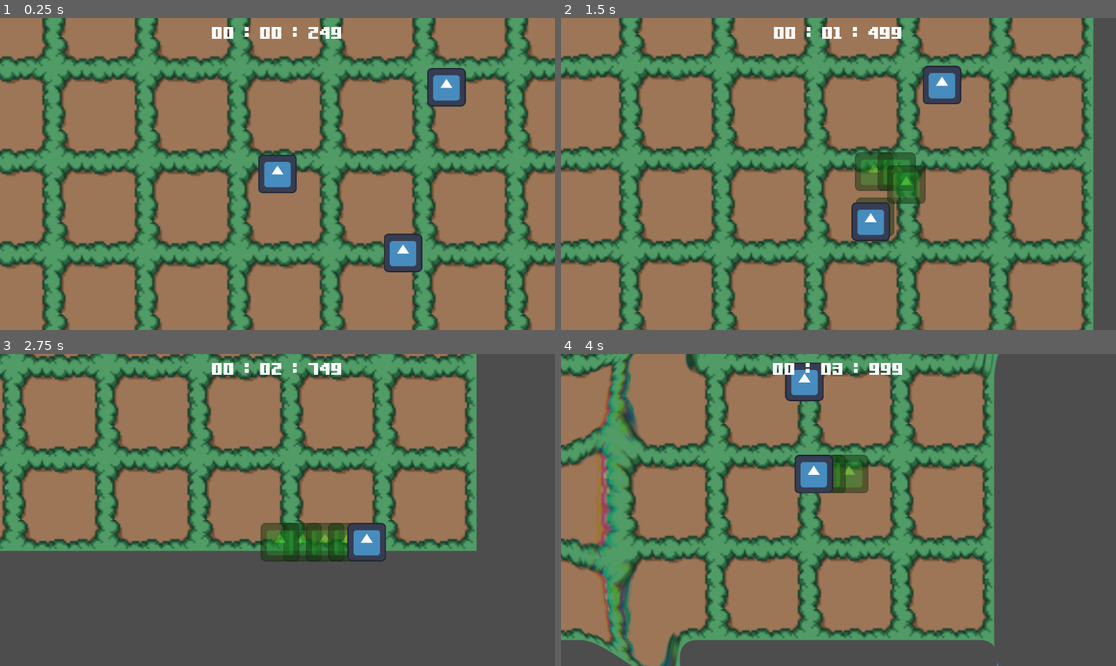
Above: before the commit, frames 1-4 (two rows, left to right).
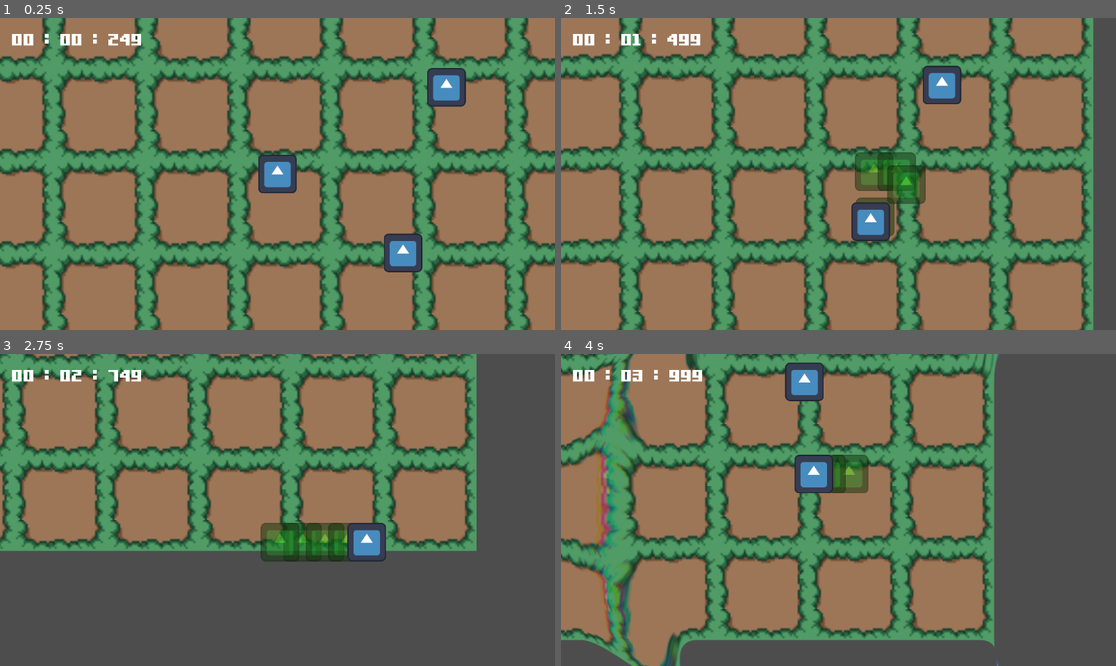
Above: after the commit, the same moments.

Repository: jpsalim21/gameoffjam2024
Game: Godot game, scene res://Cenas/CenaTeste.tscn
Two runs of this game, one before a commit and one after it. Both use one fixed random seed, a clock stepped at 60 frames per second and the inputs below. The engine's default icon, where the game draws it, is replaced by a stand-in: a white triangle on a blue panel in a dark square.
Inputs:
- Up to frame 1 (0.25 s): no input
- Up to frame 2 (1.5 s): hold D (direita) 0.53-1.28 s; hold L (SlowMotion) 0.53-1.28 s; hold S (baixo) from 1.28 s (still down); tap J (Ataque) at 1.35 s
- Up to frame 3 (2.75 s): tap L (SlowMotion) at 1.55 s; release S (baixo) at 2.03 s; hold D (direita) from 2.03 s (still down); hold L (SlowMotion) from 2.03 s (still down)
- Up to frame 4 (4 s): release D (direita) at 2.78 s; release L (SlowMotion) at 2.78 s; hold W (cima) 2.78-3.53 s; tap L (SlowMotion) at 2.85, 3.8 s; hold A (esquerda) from 3.53 s (still down); hold J (Ataque) from 3.53 s (still down)

The runs differ from the first frame. In frame 1, 0.9% of the frame differs, in the area x 2-62%, y 2-9%; in frame 2, 0.9%; in frame 3, 0.8%; in frame 4, 0.9%.

Commit message:
Melhora o timer e cria trigger pra speedrun

Diff:
--- a/Cenas/CenaTeste.tscn
+++ b/Cenas/CenaTeste.tscn
@@ -9,6 +9,7 @@
 [ext_resource type="Script" path="res://Cenas/timerUI.gd" id="6_0jadn"]
 [ext_resource type="Script" path="res://Cenas/SlowMotionVFX.gd" id="6_6i7f3"]
 [ext_resource type="Texture2D" uid="uid://cnqypsrrxdlkm" path="res://icon.svg" id="6_b0knc"]
+[ext_resource type="Script" path="res://Scripts/speed_run_trigger.gd" id="10_ynn4y"]
 
 [sub_resource type="ShaderMaterial" id="ShaderMaterial_31ijo"]
 shader = ExtResource("3_sket1")
@@ -132,6 +133,9 @@
 
 [node name="Node2D" type="Node2D"]
 
+[node name="SpeedRunTrigger" type="Node" parent="."]
+script = ExtResource("10_ynn4y")
+
 [node name="Camera2D" type="Camera2D" parent="."]
 position = Vector2(-76, -41)
 zoom = Vector2(4, 4)
@@ -182,17 +186,13 @@
 }
 
 [node name="Timer" type="Label" parent="CanvasLayer"]
-anchors_preset = 5
-anchor_left = 0.5
-anchor_right = 0.5
-offset_left = -20.0
-offset_right = 20.0
-offset_bottom = 23.0
-grow_horizontal = 2
+offset_left = 25.0
+offset_top = 14.0
+offset_right = 328.0
+offset_bottom = 65.0
 theme_override_fonts/font = ExtResource("5_4gl1c")
 theme_override_font_sizes/font_size = 64
 text = "00 : 20 : 000"
-horizontal_alignment = 1
 script = ExtResource("6_0jadn")
 
 [node name="TileMapLayer" type="TileMapLayer" parent="."]
--- a/Cenas/timerUI.gd
+++ b/Cenas/timerUI.gd
@@ -3,7 +3,8 @@
 
 # Called when the node enters the scene tree for the first time.
 func _ready() -> void:
-	pass # Replace with function body.
+	if not GameController.speedRunMode:
+		queue_free()
 
 
 # Called every frame. 'delta' is the elapsed time since the previous frame.
--- a/Scripts/GameController.gd
+++ b/Scripts/GameController.gd
@@ -15,4 +15,4 @@
 	slowMotionSignal.emit(estaSlow)
 
 #Speedrun
-var speedRunMode := false
+var speedRunMode := true
--- a/Scripts/SpeedRunManager.gd
+++ b/Scripts/SpeedRunManager.gd
@@ -4,7 +4,7 @@
 const formatacao := "%02d : %02d : %02d"
 
 func _ready() -> void:
-	#set_process(false)
+	set_process(false)
 	tempo = 0
 
 func _process(delta: float) -> void:
--- /dev/null
+++ b/Scripts/speed_run_trigger.gd
@@ -0,0 +1,5 @@
+extends Node
+
+func _ready() -> void:
+	if GameController.speedRunMode:
+		SpeedRunManager.set_process(true)
Not shown: 1 places in Cenas/CenaTeste.tscn that only renumber resources
